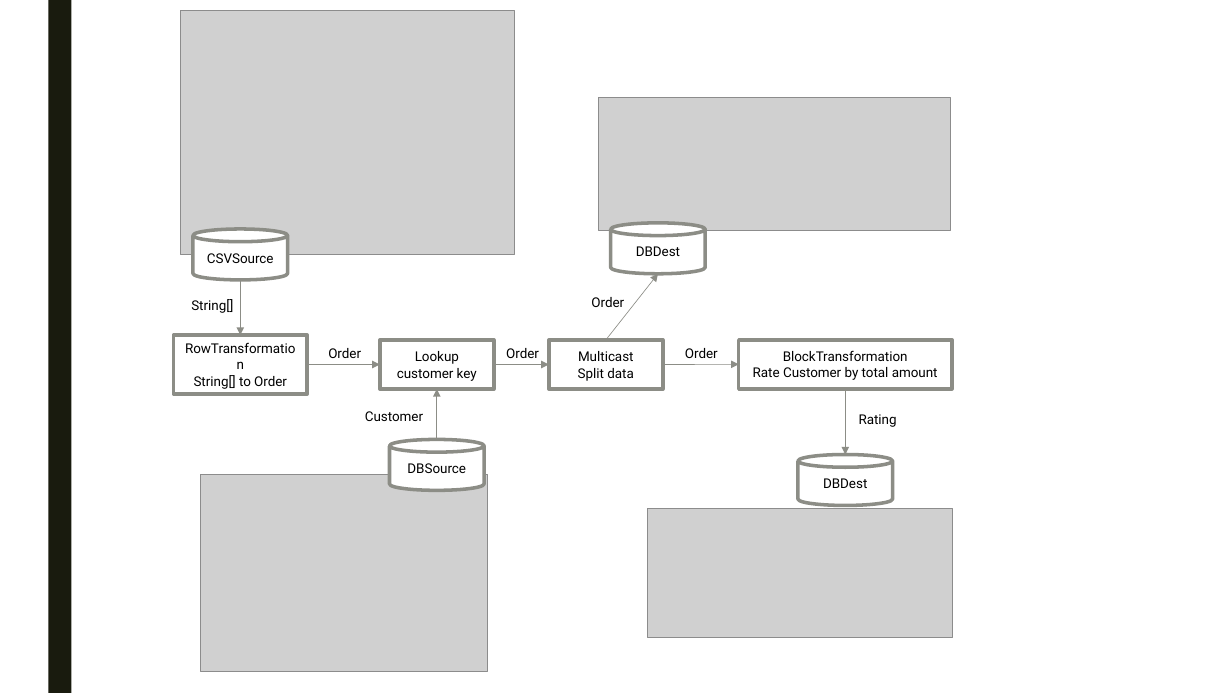
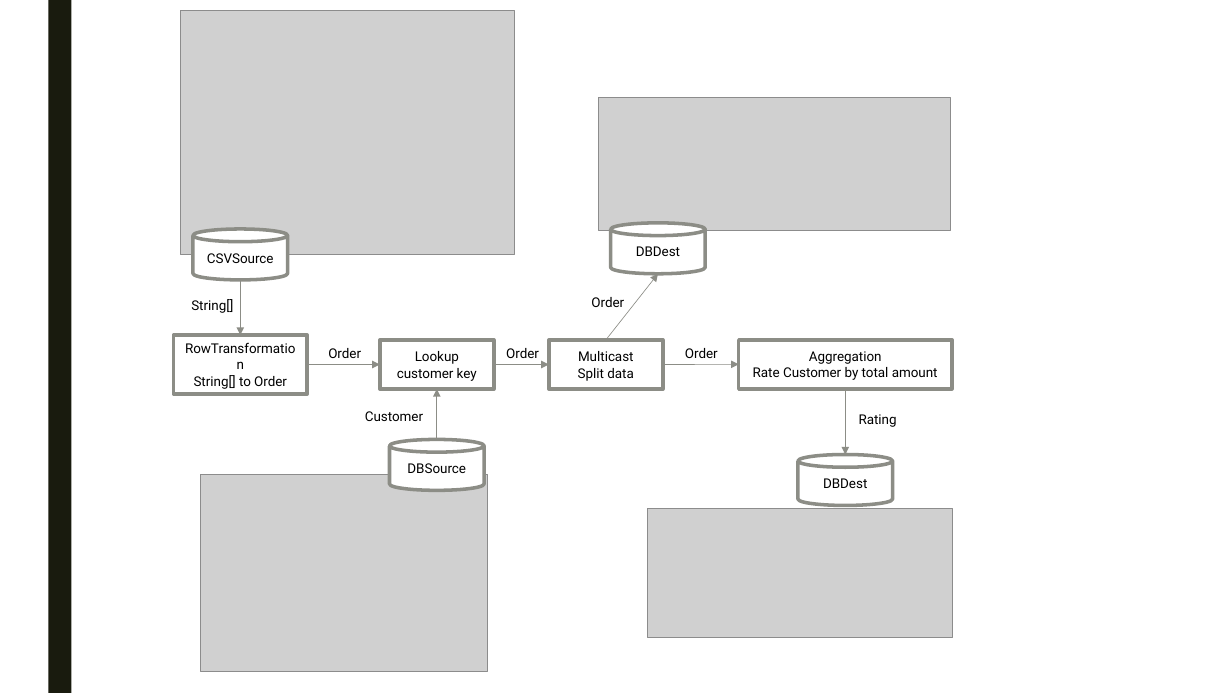
Before and after one commit to rpsft/etlbox, a slide deck: slide 7 of ETLBoxDocu/presentations/Introduction.pptx (slide 9 before the commit). Drawn at 1232x693 pixels with LibreOffice and Linux fonts; fonts in the diff are those of the drawing; grey boxes stand for pictures. Boxes give left, top, right and bottom in pixels: in the first picture for what was removed or moved away, otherwise in the second. Text is boxed around its words. In the diff, an @@ line names an element or a change of style, - is before the commit and + after.

```diff
--- a/ETLBoxDocu/presentations/Introduction.pptx
+++ b/ETLBoxDocu/presentations/Introduction.pptx
@@ text in rectangle at (809, 351, 882, 364): text changed @@
-BlockTransformation
+Aggregation
```
Also in this commit, not shown: 1 other slide changed, 2 slides removed, 5 other files.
